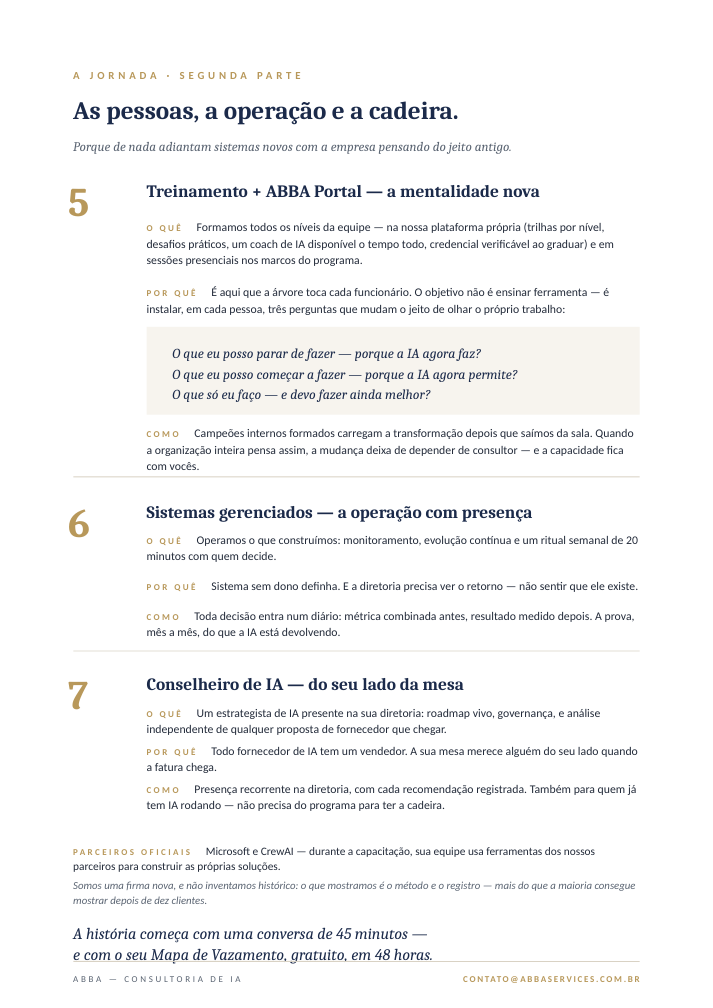
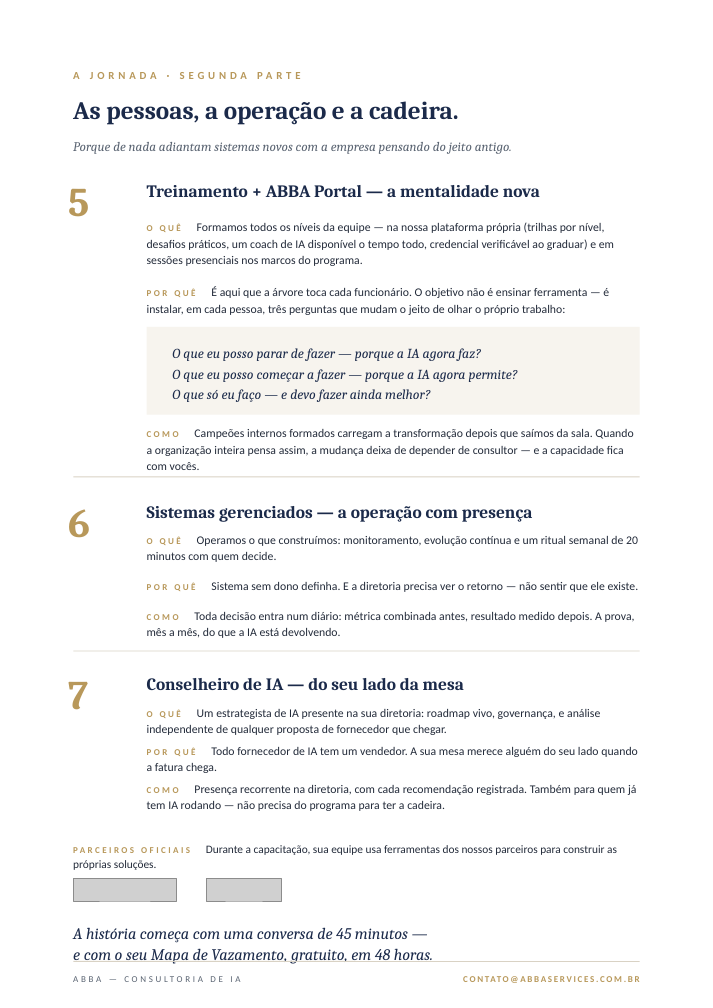
Before and after one commit to DanielMoraesCoca/abba-ops, a slide deck: slide 3 of 08-materiais/modelos/abba-apresentacao.pptx. Drawn at 713x1008 pixels with LibreOffice and Linux fonts; fonts in the diff are those of the drawing; grey boxes stand for pictures. Boxes give left, top, right and bottom in pixels: in the first picture for what was removed or moved away, otherwise in the second. Text is boxed around its words. In the diff, an @@ line names an element or a change of style, - is before the commit and + after.

```diff
--- a/08-materiais/modelos/abba-apresentacao.pptx
+++ b/08-materiais/modelos/abba-apresentacao.pptx
@@ text at (x1=73, y1=845, x2=617, y2=870): text changed @@
-PARCEIROS OFICIAIS Microsoft e CrewAI — durante a capacitação, sua equipe usa ferramentas dos nossos parceiros para construir as próprias soluções.
+PARCEIROS OFICIAIS Durante a capacitação, sua equipe usa ferramentas dos nossos parceiros para construir as próprias soluções.
@@ text removed at (x1=73, y1=881, x2=636, y2=906) @@
-Somos uma firma nova, e não inventamos histórico: o que mostramos é o método e o registro — mais do que a maioria consegue mostrar depois de dez clientes.
@@ picture added at (x1=73, y1=879, x2=177, y2=901) @@
@@ picture added at (x1=207, y1=879, x2=281, y2=901) @@
```
Also in this commit, not shown: 4 other files.
